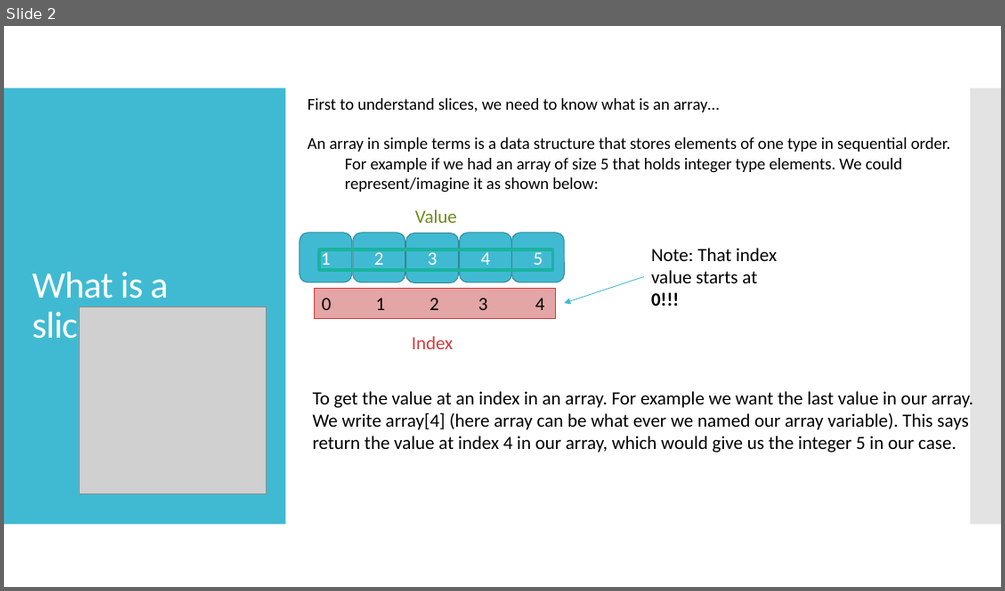
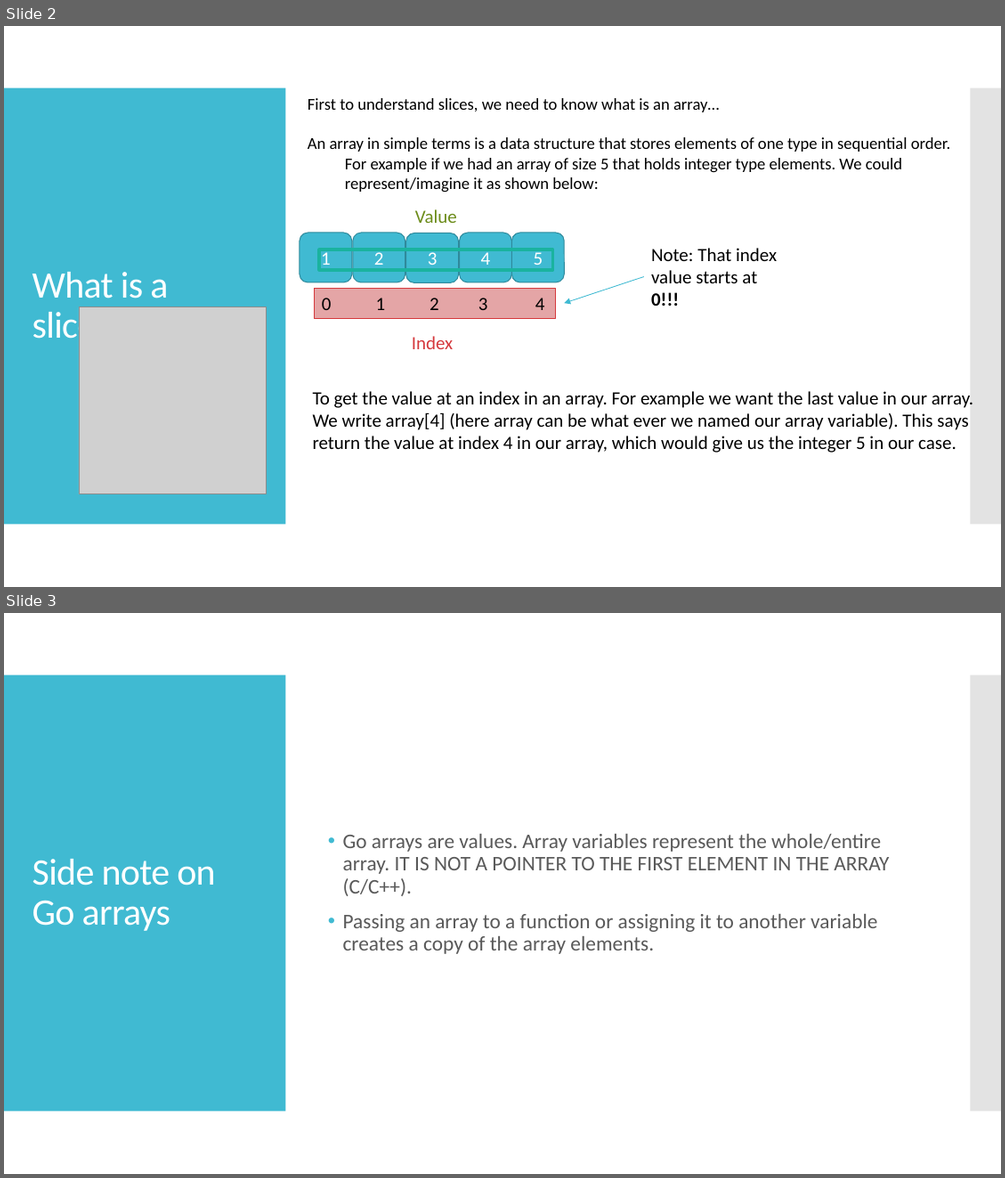
Before and after one commit to kevinlin47/Learn_Go, a slide deck: slices/go_slices.pptx. Shown one above the other, each under a label of ours: slide 2 before the commit, slides 2 and 3 after it. The pictures are 1005x591 and 1005x1178 pixels, drawn with LibreOffice and Linux fonts; fonts in the diff are those of the drawing; grey boxes stand for pictures. Boxes give left, top, right and bottom in pixels: in the first picture for what was removed or moved away, otherwise in the second. Text is boxed around its words. In the diff, an @@ line names an element or a change of style, - is before the commit and + after.

Commit message:
Add initial video code source file and slide on array limitations and that go arrays are not pointers

```diff
--- a/slices/go_slices.pptx
+++ b/slices/go_slices.pptx
@@ slide 3 added at box(4, 613, 1001, 1174), background #FFFFFF; not listed: 2 template elements that a slide beside it also shows @@
@@ text added at box(343, 834, 889, 954), 20 pt, text #595959 @@
+• Go arrays are values. Array variables represent the whole/entire array. IT IS NOT A POINTER TO THE FIRST ELEMENT IN THE ARRAY (C/C++).
+• Passing an array to a function or assigning it to another variable creates a copy of the array elements.
@@ title added at box(32, 859, 216, 931), 36 pt, text #FFFFFF @@
+Side note on Go arrays
```
Also in this commit, not shown: 1 other slide added, 1 other file.
